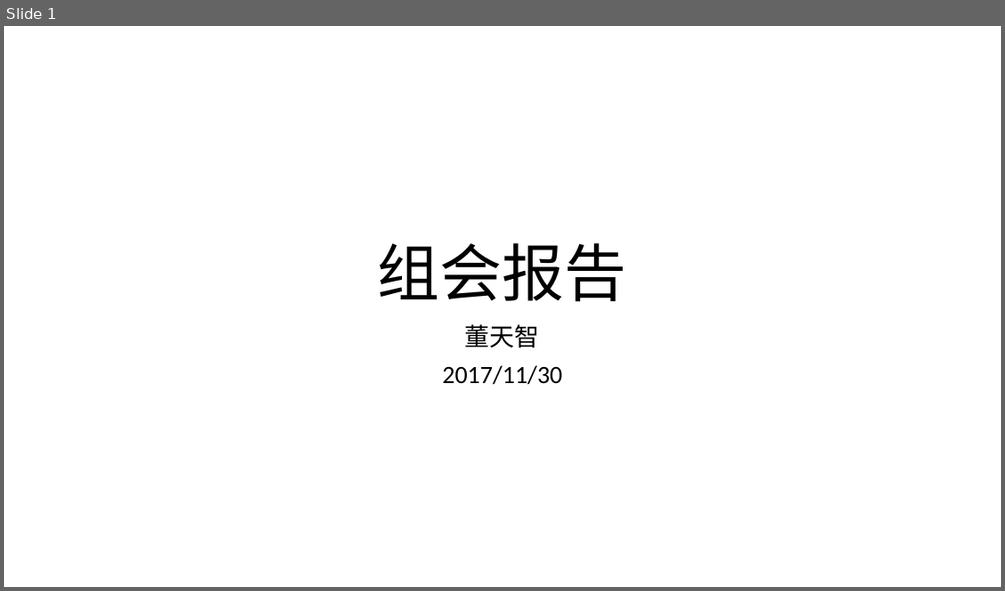
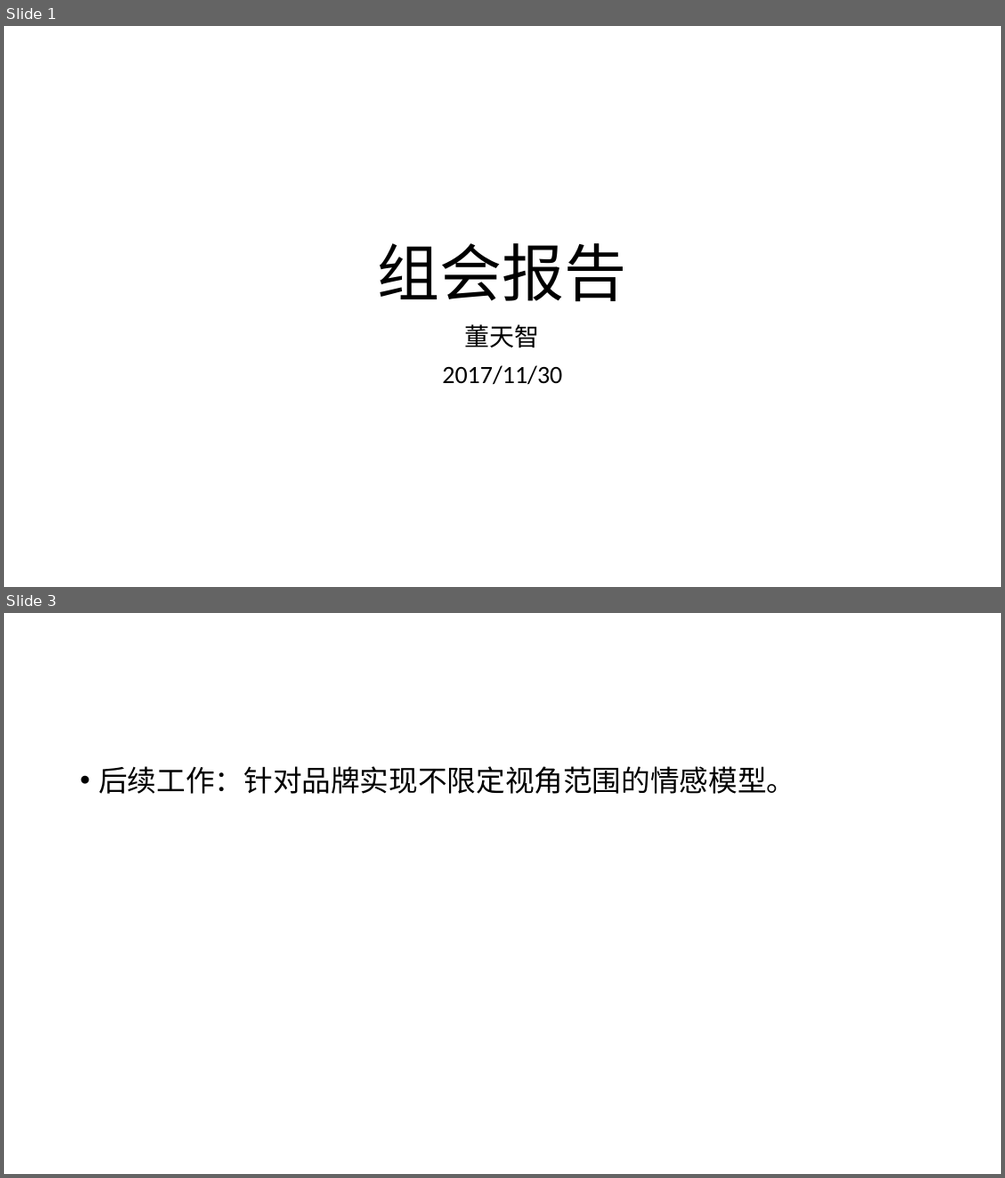
Before and after one commit to tyronedong/ad-os-exercise1, a slide deck: report/董天智20171130.pptx. Shown one above the other, each under a label of ours: slide 1 before the commit, slides 1 and 3 after it; the slides between them are not shown. The pictures are 1005x591 and 1005x1178 pixels, drawn with LibreOffice and Linux fonts; fonts in the diff are those of the drawing. Boxes give left, top, right and bottom in pixels: in the first picture for what was removed or moved away, otherwise in the second. Text is boxed around its words. In the diff, an @@ line names an element or a change of style, - is before the commit and + after.

```diff
--- a/report/董天智20171130.pptx
+++ b/report/董天智20171130.pptx
@@ slide 3 added at [4, 613, 1001, 1174], background #FFFFFF @@
@@ text added at [98, 766, 795, 794], 28 pt, text #000000 @@
+• 后续工作：针对品牌实现不限定视角范围的情感模型。
```
Also in this commit, not shown: 1 slide changed.
